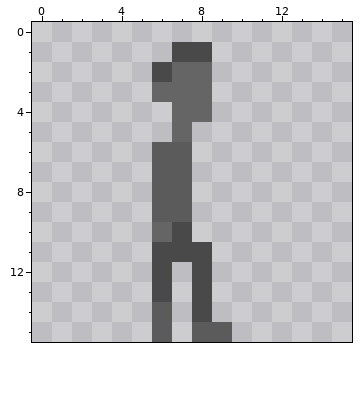
Pixel-art file: assets/player_idle.ase. That is the earlier state.
16x16 pixels, 1 frame. Colours within 5 levels of each other are drawn and written as one.
New version:
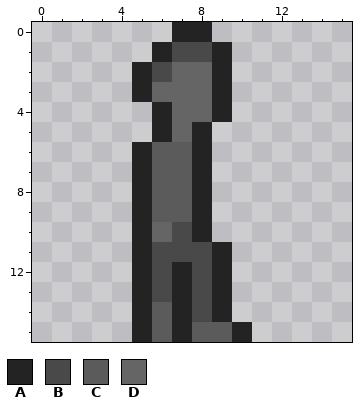
Palette (. is transparent): A #232323  B #494949  C #5b5b5b  D #656565
The edit:
layer "Outlines" added
Changed rows in their new state; - is an unchanged pixel.
Layer "Outlines":
first column x 5:
 0 --AA--
 1 -A--A-
 2 A---A-
 3 A---A-
 4 -A--A-
 5 -A-A--
 6 A--A--
 7 A--A--
 8 A--A--
 9 A--A--
10 A--A--
11 A---A-
12 A-A-A-
13 A-A-A-
14 A-A-A-
15 A-A--A
Pixel boxes of the changes (left, top, right, bottom) in both pictures:
added: (132, 22, 252, 342)
